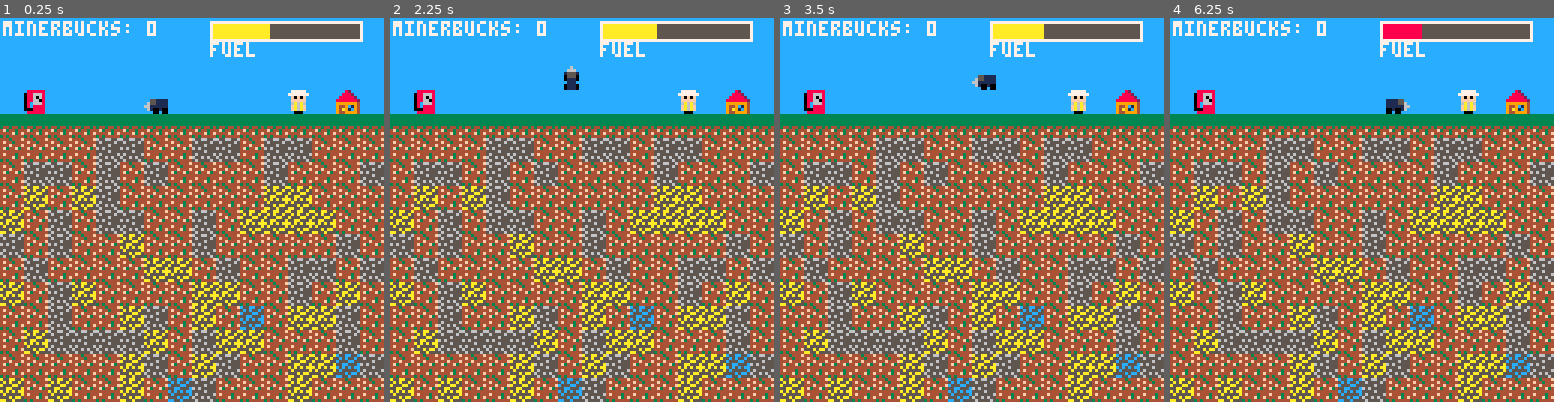
Above: before the commit, frames 1-4 (left to right).
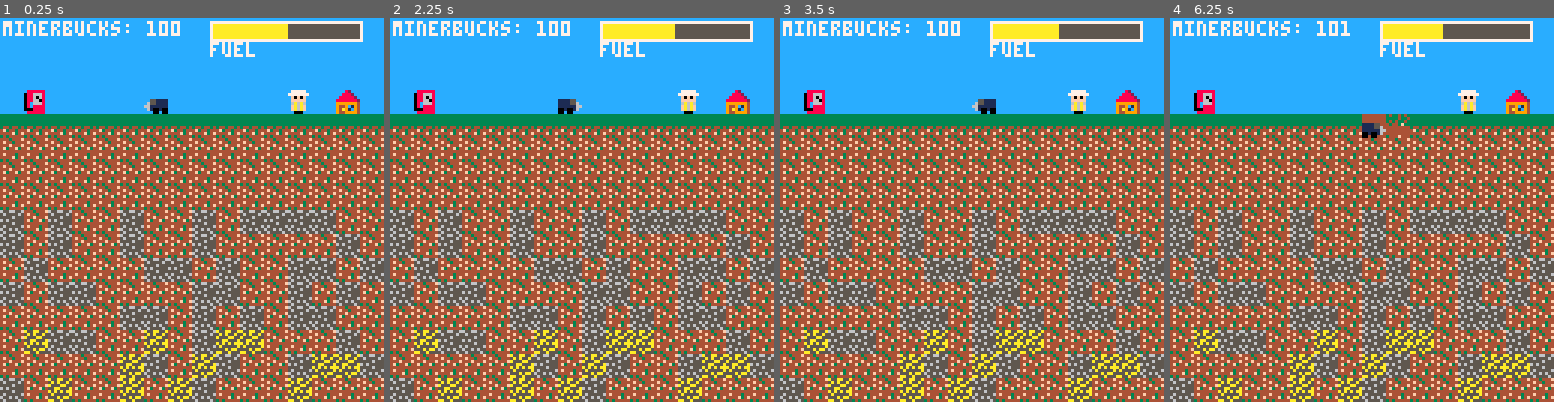
Above: after the commit, the same moments.

Repository: grantsweeney02/Miner
Game: PICO-8 cartridge miner.p8
Two runs of this game, one before a commit and one after it. Both use one fixed random seed, a clock stepped at 60 frames per second and the inputs below.
Inputs:
- Up to frame 1 (0.25 s): no input
- Up to frame 2 (2.25 s): tap X (X key) at 0.33, 1.07, 1.85 s; hold Right 1.6-2.1 s; hold Up from 2.15 s (still down)
- Up to frame 3 (3.5 s): release Up at 2.42 s; hold Right 2.47-3.03 s; tap X (X key) at 2.97 s; hold Left from 3.08 s (still down)
- Up to frame 4 (6.25 s): release Left at 3.58 s; hold Down 3.63-3.97 s; hold Right 4.02-4.68 s; tap X (X key) at 4.08, 5.2 s; hold Up 4.73-5.03 s; hold Left 5.08-5.68 s; hold Down 5.73-6.03 s; hold Right from 6.08 s (still down)

The runs differ from the first frame. In frame 1, 13% of the frame differs, in the area x 0-100%, y 0-100%; in frame 2, 13%; in frame 3, 13%; in frame 4, 14%.

Commit message:
updated fuel system and updated ore spawn rates

Diff:
--- a/miner.p8
+++ b/miner.p8
@@ -6,14 +6,13 @@
 -- CONSTANTS
 --------------------------------------------------------------------------------
 cam_y = 0
-SURFACE_HEIGHT = 32  -- original
+SURFACE_HEIGHT = 32 -- row=4 => y=32 is grass
 GRID_SIZE = 8
 MAP_WIDTH = 16
 MAP_HEIGHT = 32
 BEDROCK_LEVEL = MAP_HEIGHT - 2
 
--- This calculates row=4 => y=32 for the grass
-local surface_row = flr(SURFACE_HEIGHT / GRID_SIZE)  -- 32/8=4
+local surface_row = flr(SURFACE_HEIGHT / GRID_SIZE) -- =4
 
 --------------------------------------------------------------------------------
 -- TILE & SPRITE DEFINITIONS
@@ -67,7 +66,6 @@
       durability = 4
   },
   [TILE_GRASS] = {
-      -- behaves like dirt, but different sprites
       sprites = {SPR_GRASS_FULL, SPR_GRASS_BROKEN},
       durability = 2
   }
@@ -86,7 +84,7 @@
 --------------------------------------------------------------------------------
 -- MINER
 --------------------------------------------------------------------------------
--- The miner starts one row ABOVE the grass row (row=3 => y=24).
+-- CHANGED: Start with 50 fuel and 100 minerBucks for testing
 miner = {
     x = 6 * GRID_SIZE,
     y = (surface_row - 1) * GRID_SIZE,  -- row=3 => y=24
@@ -108,8 +106,8 @@
         [TILE_DIAMOND] = 0
     },
 
-    minerBucks = 0,
-    fuel = 40,
+    minerBucks = 100,  -- CHANGED
+    fuel = 50,         -- CHANGED
     max_fuel = 100
 }
 
@@ -121,54 +119,30 @@
     map[y] = {}
     for x = 0, MAP_WIDTH - 1 do
         if y < surface_row then
-            -- sky
             map[y][x] = TILE_EMPTY
-
         elseif y == surface_row then
-            -- row=4 => y=32 is grass
             map[y][x] = {
                 t = TILE_GRASS,
                 d = ore_info[TILE_GRASS].durability,
                 sprite = ore_info[TILE_GRASS].sprites[1]
             }
-
         elseif y >= BEDROCK_LEVEL then
-            -- bedrock
             map[y][x] = TILE_BEDROCK
-
         else
-            -- underground
             local r = rnd()
-            if y > 10 and r < 0.05 then
-                map[y][x] = {
-                    t = TILE_DIAMOND,
-                    d = ore_info[TILE_DIAMOND].durability,
-                    sprite = ore_info[TILE_DIAMOND].sprites[1]
-                }
-            elseif y > 6 and r < 0.20 then
-                map[y][x] = {
-                    t = TILE_GOLD,
-                    d = ore_info[TILE_GOLD].durability,
-                    sprite = ore_info[TILE_GOLD].sprites[1]
-                }
-            elseif y > 4 and r < 0.40 then
-                map[y][x] = {
-                    t = TILE_STONE,
-                    d = ore_info[TILE_STONE].durability,
-                    sprite = ore_info[TILE_STONE].sprites[1]
-                }
+            if y > 16 and r < 0.03 then
+                map[y][x] = { t = TILE_DIAMOND, d = ore_info[TILE_DIAMOND].durability, sprite = ore_info[TILE_DIAMOND].sprites[1] }
+            elseif y > 12 and r < 0.15 then
+                map[y][x] = { t = TILE_GOLD, d = ore_info[TILE_GOLD].durability, sprite = ore_info[TILE_GOLD].sprites[1] }
+            elseif y > 7 and r < 0.35 then
+                map[y][x] = { t = TILE_STONE, d = ore_info[TILE_STONE].durability, sprite = ore_info[TILE_STONE].sprites[1] }
             else
-                map[y][x] = {
-                    t = TILE_DIRT,
-                    d = ore_info[TILE_DIRT].durability,
-                    sprite = ore_info[TILE_DIRT].sprites[1]
-                }
+                map[y][x] = { t = TILE_DIRT, d = ore_info[TILE_DIRT].durability, sprite = ore_info[TILE_DIRT].sprites[1] }
             end
         end
     end
 end
 
--- BUILDINGS: also on row=3 => y=24, so they're clearly above the grass
 local building_row = surface_row - 1
 map[building_row][1] = TILE_GAS_PUMP
 map[building_row][MAP_WIDTH - 2] = TILE_UPGRADE_HUT
@@ -211,7 +185,7 @@
 end
 
 --------------------------------------------------------------------------------
--- AUTO-CONVERT (Deposit ores at/above grass row=4 => y=32)
+-- AUTO-CONVERT (Deposit ores at/above grass => row=4 => y=32)
 --------------------------------------------------------------------------------
 function auto_convert()
     if miner.y <= (surface_row * GRID_SIZE) then
@@ -242,10 +216,9 @@
     end
 
     if miner.x % GRID_SIZE == 0 and miner.y % GRID_SIZE == 0 then
-        local old_x = miner.x
-        local old_y = miner.y
-        local new_x = old_x
-        local new_y = old_y
+        local old_x, old_y = miner.x, miner.y
+        local new_x, new_y = old_x, old_y
+        local surface_px   = surface_row * GRID_SIZE
 
         -- left
         if btn(0) and miner.x > 0 then
@@ -253,23 +226,27 @@
             miner.current_sprite = miner.sprite_left
             miner.was_moving_up = false
         end
+
         -- right
         if btn(1) and miner.x < (MAP_WIDTH - 1) * GRID_SIZE then
             new_x += miner.speed
             miner.current_sprite = miner.sprite_right
             miner.was_moving_up = false
         end
+
         -- up
         if btn(2) then
-            -- only move up if we’re above row=0
-            if miner.y > 0 then
+            -- only move up if miner is below surface row
+            if miner.y > surface_px - GRID_SIZE then
                 new_y -= miner.speed
                 miner.current_sprite = miner.sprite_up
                 miner.was_moving_up = true
             else
                 miner.was_moving_up = false
-            end
-        end
+                miner.current_sprite = miner.sprite_right
+            end
+        end
+
         -- down
         if btn(3) and miner.y < (BEDROCK_LEVEL - 1) * GRID_SIZE then
             new_y += miner.speed
@@ -288,25 +265,46 @@
         miner.move_timer = miner.move_delay
     end
 
-    -- clamp if moving up beyond row=0
-    if miner.y < 0 then
-        miner.y = 0
-    end
-
-    -- auto-convert if at/above row=4 => y=32
+    -- clamp if you just came up to surface
+    local surface_px = surface_row * GRID_SIZE
+    if miner.y <= surface_px - GRID_SIZE and miner.was_moving_up then
+        miner.y = surface_px - GRID_SIZE
+        miner.current_sprite = miner.sprite_right
+        miner.was_moving_up = false
+    end
+
+    -- sell ore if at/above surface
     auto_convert()
 
-    -- fueling at gas pump on row=3 => y=24
+    -- fueling at gas pump
     local pump_x = 1 * GRID_SIZE
     local pump_y = (surface_row - 1) * GRID_SIZE
     if miner.x == pump_x and miner.y == pump_y then
-        if btnp(5) and miner.minerBucks >= 10 then
-            miner.minerBucks -= 10
-            miner.fuel = miner.max_fuel
-        end
-    end
-
-    -- camera clamp
+        if btnp(5) then  -- Press (X) to refuel
+
+            local missing_fuel = miner.max_fuel - miner.fuel
+            if missing_fuel > 0 then
+
+                local cost = ceil(missing_fuel / 10)  -- 1 MB per 10 fuel (rounded up)
+
+                if miner.minerBucks >= cost then
+                    -- Enough money → Full refill
+                    miner.minerBucks -= cost
+                    miner.fuel = miner.max_fuel
+                    print("Refueled for " .. cost .. " MB!", 1, 120, 11)
+                elseif miner.minerBucks > 0 then
+                    -- Partial refill if short on money
+                    local affordable_fuel = miner.minerBucks * 10
+                    miner.fuel += affordable_fuel
+                    miner.minerBucks = 0
+                    print("Partial refuel: +" .. affordable_fuel .. " fuel", 1, 120, 10)
+                else
+                    print("Not enough MB to refuel!", 1, 120, 8)
+                end
+            end
+        end
+    end
+
     local max_cam = MAP_HEIGHT * GRID_SIZE - 128
     cam_y = mid(0, miner.y - 32, max_cam)
 end
@@ -319,11 +317,12 @@
 
     camera(0, cam_y)
 
-    -- fill background for 128 px wide
-    -- row=4 => y=32 is grass
-    rectfill(0, 0, 127, (surface_row*GRID_SIZE) - 1, 12)               -- sky
-    rectfill(0, surface_row*GRID_SIZE, 127, (BEDROCK_LEVEL*GRID_SIZE) - 1, 4) -- dirt
-    rectfill(0, BEDROCK_LEVEL*GRID_SIZE, 127, (MAP_HEIGHT*GRID_SIZE) - 1, 0)  -- bedrock
+    local surface_px = surface_row * GRID_SIZE
+    local bedrock_px = BEDROCK_LEVEL * GRID_SIZE
+
+    rectfill(0, 0, 127, surface_px - 1, 12)       -- sky
+    rectfill(0, surface_px, 127, bedrock_px - 1, 4) -- dirt
+    rectfill(0, bedrock_px, 127, (MAP_HEIGHT*GRID_SIZE) - 1, 0) -- bedrock
 
     -- draw map
     for y = 0, MAP_HEIGHT - 1 do
@@ -376,16 +375,20 @@
     rect(bar_x, bar_y, bar_x + bar_width, bar_y + bar_height, 7)
     print("fuel", bar_x, bar_y + bar_height + 1, 7)
 
-    -- refuel prompt if on the gas pump tile
+    -- refuel prompt
     local pump_x = 1 * GRID_SIZE
     local pump_y = (surface_row - 1) * GRID_SIZE
+        -- Refuel Prompt with Dynamic Cost
     if miner.x == pump_x and miner.y == pump_y then
-        if miner.minerBucks >= 10 then
-            print("hold x to refuel (10 MB)", 1, 12, 10)
+        local missing_fuel = miner.max_fuel - miner.fuel
+        if missing_fuel > 0 then
+            local cost = ceil(missing_fuel / 10)  -- Dynamic cost calculation
+            print("Hold X to refuel (" .. cost .. " MB)", 1, 14, 10)
         else
-            print("need 10 mb to refuel", 1, 12, 8)
-        end
-    end
+            print("Fuel tank full!", 1, 14, 11)
+        end
+    end
+
 
     -- game over message
     if game_over then
Not shown, changed: the sound effects (__sfx__) section of miner.p8
